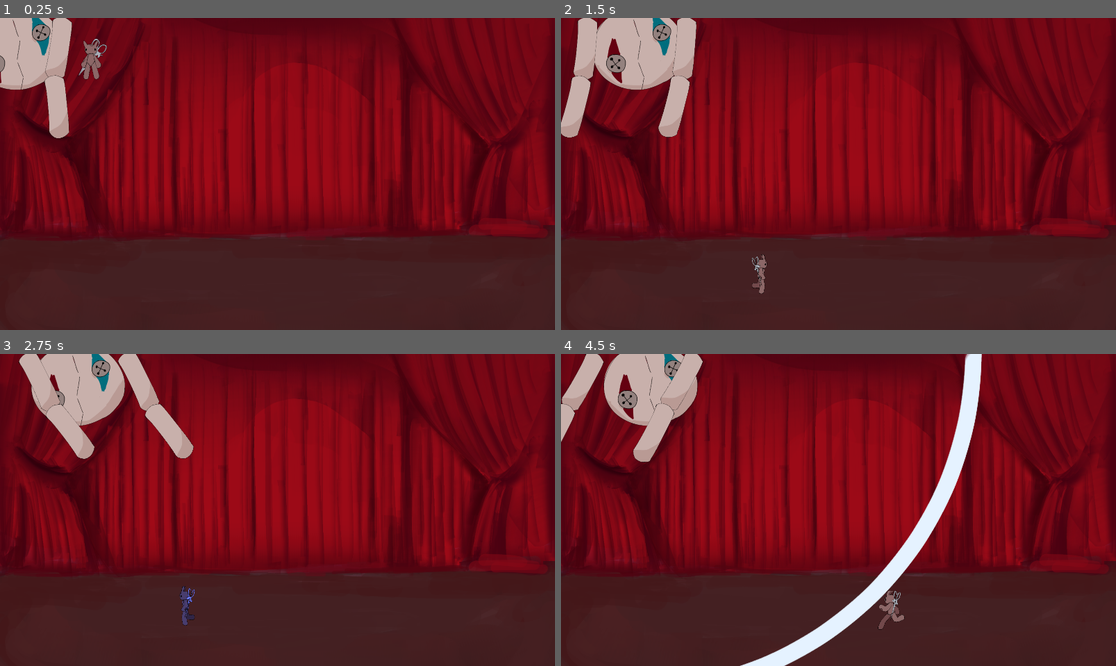
Above: before the commit, frames 1-4 (two rows, left to right).
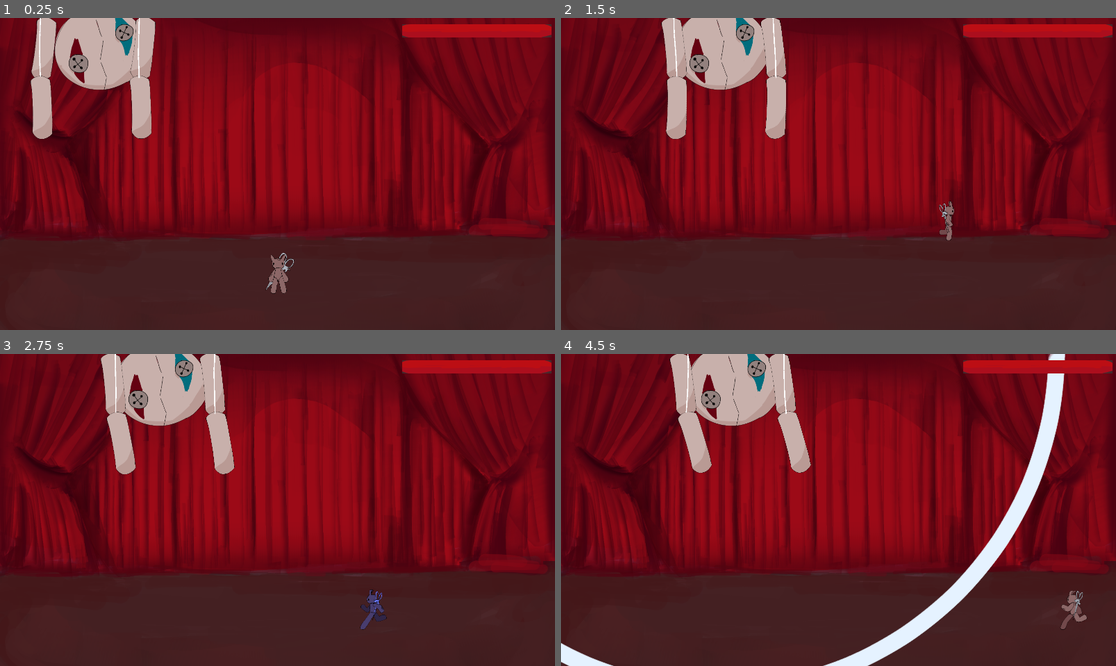
Above: after the commit, the same moments.

Repository: kokiheey/game-jam-repo
Game: Godot game, scene res://Main.tscn
Same seed, same stepped clock (60 frames per second), same inputs: the game is played once before the commit and once after it.
Inputs:
- Up to frame 1 (0.25 s): no input
- Up to frame 2 (1.5 s): tap Enter at 0.5 s; hold D from 0.53 s (still down); tap J at 0.6, 1.35 s; tap Space at 0.77 s
- Up to frame 3 (2.75 s): tap Space at 1.52 s; release D at 2.03 s; hold A from 2.03 s (still down); tap J at 2.1 s
- Up to frame 4 (4.5 s): release A at 2.78 s; hold D 2.78-4.28 s; tap J at 2.85, 3.6, 4.35 s; tap Space at 3.02, 3.77 s; hold A from 4.28 s (still down)

The runs differ from the first frame. In frame 1, 8.2% of the frame differs, in the area x 0-100%, y 0-89%; in frame 2, 9.9%; in frame 3, 9.9%; in frame 4, 19%, in the area x 0-100%, y 0-100%.

Commit message:
Implement health ui, boss strings

Diff:
--- a/bossfightjam2025/Main.tscn
+++ b/bossfightjam2025/Main.tscn
@@ -6,9 +6,15 @@
 [ext_resource type="PackedScene" uid="uid://prixi2sgl0jr" path="res://scenes/boss/boss.tscn" id="4_cm0pq"]
 [ext_resource type="Script" uid="uid://dwutiqqf8pv82" path="res://scripts/main_cam.gd" id="6_3dxm6"]
 [ext_resource type="AudioStream" uid="uid://caqklka0lfv42" path="res://Bossfight.ogg" id="6_lgr22"]
+[ext_resource type="Texture2D" uid="uid://b1lr0omr8fmmj" path="res://assets/sprites/ui/health_under.png" id="7_03owx"]
+[ext_resource type="Script" uid="uid://qhif4adbfuhl" path="res://scripts/health_bar.gd" id="7_lgr22"]
+[ext_resource type="Texture2D" uid="uid://bx7ask7vttjf8" path="res://assets/sprites/ui/health_progress.png" id="8_wkp8b"]
 
 [sub_resource type="RectangleShape2D" id="RectangleShape2D_glv2v"]
 size = Vector2(1920, 152)
+
+[sub_resource type="RectangleShape2D" id="RectangleShape2D_03owx"]
+size = Vector2(46, 1113)
 
 [node name="Main" type="Node2D"]
 
@@ -17,7 +23,7 @@
 centered = false
 
 [node name="player" parent="." instance=ExtResource("1_glv2v")]
-position = Vector2(315, 110)
+position = Vector2(963, 918)
 
 [node name="Ground" type="StaticBody2D" parent="."]
 position = Vector2(1016, 1080)
@@ -29,6 +35,7 @@
 [node name="InputController" parent="." instance=ExtResource("3_r0du0")]
 
 [node name="Boss" parent="." node_paths=PackedStringArray("player") instance=ExtResource("4_cm0pq")]
+position = Vector2(288, 0)
 player = NodePath("../player")
 
 [node name="Camera2D" type="Camera2D" parent="."]
@@ -40,3 +47,29 @@
 volume_db = -5.0
 autoplay = true
 parameters/looping = true
+
+[node name="CanvasLayer" type="CanvasLayer" parent="."]
+
+[node name="TextureProgressBar" type="TextureProgressBar" parent="CanvasLayer" node_paths=PackedStringArray("player")]
+offset_left = 1392.0
+offset_top = 22.0
+offset_right = 1908.0
+offset_bottom = 67.0
+nine_patch_stretch = true
+texture_under = ExtResource("7_03owx")
+texture_progress = ExtResource("8_wkp8b")
+script = ExtResource("7_lgr22")
+player = NodePath("../../player")
+
+[node name="Wall_Left" type="StaticBody2D" parent="."]
+
+[node name="CollisionShape2D" type="CollisionShape2D" parent="Wall_Left"]
+position = Vector2(13, 546.5)
+shape = SubResource("RectangleShape2D_03owx")
+
+[node name="Wall_Left2" type="StaticBody2D" parent="."]
+position = Vector2(67, 0)
+
+[node name="CollisionShape2D" type="CollisionShape2D" parent="Wall_Left2"]
+position = Vector2(1834, 547)
+shape = SubResource("RectangleShape2D_03owx")
--- a/bossfightjam2025/scenes/boss/boss.tscn
+++ b/bossfightjam2025/scenes/boss/boss.tscn
@@ -1,5 +1,4 @@
-[gd_scene load_steps=9 format=3 uid="uid://prixi2sgl0jr"]
-
+[gd_scene load_steps=15 format=3 uid="uid://prixi2sgl0jr"]
 
 [ext_resource type="Script" uid="uid://dmked8swuhj33" path="res://scripts/boss.gd" id="1_dlmty"]
 [ext_resource type="PackedScene" uid="uid://dbd6g52vr8s2c" path="res://scenes/state_machine.tscn" id="2_neq0i"]
@@ -8,6 +7,7 @@
 [ext_resource type="Texture2D" uid="uid://crjxirwno8p73" path="res://assets/sprites/sprite_sheets/boss_head.png" id="5_i4fbv"]
 [ext_resource type="Script" uid="uid://bkeo8uik43hbm" path="res://scripts/boss_states/flood_attack.gd" id="5_wf233"]
 [ext_resource type="PackedScene" uid="uid://84ltevligxy3" path="res://scenes/boss/hand.tscn" id="6_i4fbv"]
+[ext_resource type="PackedScene" uid="uid://bhim4jtfvoojs" path="res://scenes/string.tscn" id="8_dlpkd"]
 
 [sub_resource type="RectangleShape2D" id="RectangleShape2D_i4fbv"]
 size = Vector2(103, 138)
@@ -40,6 +40,9 @@
 "name": &"idle",
 "speed": 5.0
 }]
+
+[sub_resource type="RectangleShape2D" id="RectangleShape2D_wf233"]
+size = Vector2(622, 49)
 
 [node name="Boss" type="CharacterBody2D"]
 collision_layer = 0
@@ -74,8 +77,28 @@
 sprite_frames = SubResource("SpriteFrames_r3bxh")
 animation = &"idle"
 
-[node name="Hand" parent="." instance=ExtResource("6_i4fbv")]
+[node name="HandR" parent="." instance=ExtResource("6_i4fbv")]
 position = Vector2(179, 7)
 
-[node name="Hand2" parent="." instance=ExtResource("6_i4fbv")]
+[node name="HandL" parent="." instance=ExtResource("6_i4fbv")]
 position = Vector2(-164, 8)
+
+[node name="string_holder" type="StaticBody2D" parent="."]
+position = Vector2(-14, -402)
+
+[node name="CollisionShape2D" type="CollisionShape2D" parent="string_holder"]
+position = Vector2(0, 1)
+shape = SubResource("RectangleShape2D_wf233")
+
+[node name="String" parent="string_holder" node_paths=PackedStringArray("body_up", "body_down") instance=ExtResource("8_dlpkd")]
+position = Vector2(-141, 9)
+body_up = NodePath("..")
+body_down = NodePath("../../HandL/hand part2")
+
+[node name="String2" parent="string_holder" node_paths=PackedStringArray("body_up", "body_down") instance=ExtResource("8_dlpkd")]
+position = Vector2(201, 14)
+body_up = NodePath("..")
+body_down = NodePath("../../HandR/hand part2")
+
+[editable path="HandR"]
+[editable path="HandL"]
--- a/bossfightjam2025/scenes/boss/hand.tscn
+++ b/bossfightjam2025/scenes/boss/hand.tscn
@@ -7,7 +7,12 @@
 [sub_resource type="RectangleShape2D" id="RectangleShape2D_r3bxh"]
 size = Vector2(61, 190)
 
-[node name="Hand" type="Node2D"]
+[sub_resource type="RectangleShape2D" id="RectangleShape2D_gcip5"]
+size = Vector2(25, 37)
+
+[node name="Hand" type="StaticBody2D"]
+collision_layer = 0
+collision_mask = 0
 
 [node name="holder" type="StaticBody2D" parent="."]
 
@@ -19,6 +24,7 @@
 node_b = NodePath("../hand part")
 
 [node name="hand part" type="RigidBody2D" parent="."]
+mass = 5.043
 
 [node name="Sprite2D" type="Sprite2D" parent="hand part"]
 position = Vector2(8, 96)
@@ -36,6 +42,8 @@
 
 [node name="hand part2" type="RigidBody2D" parent="."]
 position = Vector2(8, 204)
+mass = 48.228
+gravity_scale = 1.721
 
 [node name="Sprite2D" type="Sprite2D" parent="hand part2"]
 position = Vector2(8, 96)
@@ -45,3 +53,7 @@
 [node name="CollisionShape2D" type="CollisionShape2D" parent="hand part2"]
 position = Vector2(2, 99)
 shape = SubResource("RectangleShape2D_r3bxh")
+
+[node name="CollisionShape2D" type="CollisionShape2D" parent="."]
+position = Vector2(4, 198)
+shape = SubResource("RectangleShape2D_gcip5")
--- a/bossfightjam2025/scenes/player.tscn
+++ b/bossfightjam2025/scenes/player.tscn
@@ -98,7 +98,6 @@
 [node name="player" type="CharacterBody2D" node_paths=PackedStringArray("_sprite2D")]
 scale = Vector2(1.57499, 1.57499)
 script = ExtResource("1_g2els")
-
 _sprite2D = NodePath("AnimatedSprite2D")
 
 [node name="CollisionShape2D" type="CollisionShape2D" parent="."]
--- /dev/null
+++ b/bossfightjam2025/scenes/string.tscn
@@ -0,0 +1,163 @@
+[gd_scene load_steps=4 format=3 uid="uid://bhim4jtfvoojs"]
+
+[ext_resource type="Script" uid="uid://bmlsyjmr8a2j0" path="res://scripts/string.gd" id="1_o0nmj"]
+[ext_resource type="Texture2D" uid="uid://2f6if64q0ap7" path="res://assets/sprites/string_piece.png" id="2_e67vu"]
+
+[sub_resource type="RectangleShape2D" id="RectangleShape2D_7bu4i"]
+size = Vector2(4, 75)
+
+[node name="String" type="Node2D"]
+script = ExtResource("1_o0nmj")
+
+[node name="S" type="PinJoint2D" parent="."]
+node_b = NodePath("../string_piece_S")
+
+[node name="string_piece_S" type="RigidBody2D" parent="."]
+collision_layer = 2
+collision_mask = 0
+
+[node name="CollisionShape2D" type="CollisionShape2D" parent="string_piece_S"]
+position = Vector2(0, 37.5)
+shape = SubResource("RectangleShape2D_7bu4i")
+
+[node name="Sprite2D" type="Sprite2D" parent="string_piece_S"]
+position = Vector2(1.19209e-07, 37.5)
+scale = Vector2(0.2, 0.375)
+texture = ExtResource("2_e67vu")
+
+[node name="12" type="PinJoint2D" parent="."]
+position = Vector2(0, 75)
+node_a = NodePath("../string_piece_S")
+node_b = NodePath("../string_piece2")
+
+[node name="string_piece2" type="RigidBody2D" parent="."]
+position = Vector2(0, 75)
+collision_layer = 2
+collision_mask = 0
+
+[node name="CollisionShape2D" type="CollisionShape2D" parent="string_piece2"]
+position = Vector2(0, 37.5)
+shape = SubResource("RectangleShape2D_7bu4i")
+
+[node name="Sprite2D" type="Sprite2D" parent="string_piece2"]
+position = Vector2(1.19209e-07, 37.5)
+scale = Vector2(0.2, 0.375)
+texture = ExtResource("2_e67vu")
+
+[node name="13" type="PinJoint2D" parent="."]
+position = Vector2(0, 149)
+node_a = NodePath("../string_piece2")
+node_b = NodePath("../string_piece3")
+
+[node name="string_piece3" type="RigidBody2D" parent="."]
+position = Vector2(0, 149)
+collision_layer = 2
+collision_mask = 0
+
+[node name="CollisionShape2D" type="CollisionShape2D" parent="string_piece3"]
+position = Vector2(0, 37.5)
+shape = SubResource("RectangleShape2D_7bu4i")
+
+[node name="Sprite2D" type="Sprite2D" parent="string_piece3"]
+position = Vector2(1.19209e-07, 37.5)
+scale = Vector2(0.2, 0.375)
+texture = ExtResource("2_e67vu")
+
+[node name="14" type="PinJoint2D" parent="."]
+position = Vector2(0, 223)
+node_a = NodePath("../string_piece3")
+node_b = NodePath("../string_piece4")
+
+[node name="string_piece4" type="RigidBody2D" parent="."]
+position = Vector2(0, 223)
+collision_layer = 2
+collision_mask = 0
+
+[node name="CollisionShape2D" type="CollisionShape2D" parent="string_piece4"]
+position = Vector2(0, 37.5)
+shape = SubResource("RectangleShape2D_7bu4i")
+
+[node name="Sprite2D" type="Sprite2D" parent="string_piece4"]
+position = Vector2(1.19209e-07, 37.5)
+scale = Vector2(0.2, 0.375)
+texture = ExtResource("2_e67vu")
+
+[node name="15" type="PinJoint2D" parent="."]
+position = Vector2(0, 297)
+node_a = NodePath("../string_piece4")
+node_b = NodePath("../string_piece5")
+
+[node name="string_piece5" type="RigidBody2D" parent="."]
+position = Vector2(0, 297)
+collision_layer = 2
+collision_mask = 0
+
+[node name="CollisionShape2D" type="CollisionShape2D" parent="string_piece5"]
+position = Vector2(0, 37.5)
+shape = SubResource("RectangleShape2D_7bu4i")
+
+[node name="Sprite2D" type="Sprite2D" parent="string_piece5"]
+position = Vector2(1.19209e-07, 37.5)
+scale = Vector2(0.2, 0.375)
+texture = ExtResource("2_e67vu")
+
+[node name="PinJoint2D" type="PinJoint2D" parent="string_piece5"]
+position = Vector2(0, 75)
+node_a = NodePath("..")
+node_b = NodePath("../../string_piece6")
+
+[node name="string_piece6" type="RigidBody2D" parent="."]
+position = Vector2(0, 371)
+collision_layer = 2
+collision_mask = 0
+
+[node name="CollisionShape2D" type="CollisionShape2D" parent="string_piece6"]
+position = Vector2(0, 37.5)
+shape = SubResource("RectangleShape2D_7bu4i")
+
+[node name="Sprite2D" type="Sprite2D" parent="string_piece6"]
+position = Vector2(1.19209e-07, 37.5)
+scale = Vector2(0.2, 0.375)
+texture = ExtResource("2_e67vu")
+
+[node name="PinJoint2D" type="PinJoint2D" parent="string_piece6"]
+position = Vector2(1, 75)
+node_a = NodePath("..")
+node_b = NodePath("../../string_piece7")
+
+[node name="string_piece7" type="RigidBody2D" parent="."]
+position = Vector2(0, 447)
+collision_layer = 2
+collision_mask = 0
+
+[node name="CollisionShape2D" type="CollisionShape2D" parent="string_piece7"]
+position = Vector2(0, 37.5)
+shape = SubResource("RectangleShape2D_7bu4i")
+
+[node name="Sprite2D" type="Sprite2D" parent="string_piece7"]
+position = Vector2(1.19209e-07, 37.5)
+scale = Vector2(0.2, 0.375)
+texture = ExtResource("2_e67vu")
+
+[node name="PinJoint2D" type="PinJoint2D" parent="string_piece7"]
+position = Vector2(1, 75)
+node_a = NodePath("..")
+node_b = NodePath("../../string_piece_E")
+
+[node name="string_piece_E" type="RigidBody2D" parent="."]
+position = Vector2(0, 522)
+collision_layer = 2
+collision_mask = 0
+
+[node name="CollisionShape2D" type="CollisionShape2D" parent="string_piece_E"]
+position = Vector2(0, 37.5)
+shape = SubResource("RectangleShape2D_7bu4i")
+
+[node name="Sprite2D" type="Sprite2D" parent="string_piece_E"]
+position = Vector2(1.19209e-07, 37.5)
+scale = Vector2(0.2, 0.375)
+texture = ExtResource("2_e67vu")
+
+[node name="E" type="PinJoint2D" parent="."]
+position = Vector2(0, 597)
+node_a = NodePath("../string_piece_E")
--- /dev/null
+++ b/bossfightjam2025/scripts/health_bar.gd
@@ -0,0 +1,10 @@
+extends TextureProgressBar
+class_name HealthBar
+
+@export var player: PlayerCharacter
+
+func _ready():
+	value = player.health / player.MaxHealth * 100
+
+func _process(delta: float) -> void:
+	value = float(player.health) / player.MaxHealth * 100
--- a/bossfightjam2025/scripts/player.gd
+++ b/bossfightjam2025/scripts/player.gd
@@ -4,7 +4,8 @@
 
 @export var SPEED := 400.0
 @export var JUMP_VELOCITY := -600.0
-@export var health := 10
+@onready var health:int = MaxHealth
+@export var MaxHealth := 10
 @onready var input := get_node("/root/Main/InputController")
 var invertedMaterial := preload("res://assets/materials/player_inverted.tres")
 var inverted := false
--- a/bossfightjam2025/scripts/player_states/player_airborne.gd
+++ b/bossfightjam2025/scripts/player_states/player_airborne.gd
@@ -16,7 +16,7 @@
 func _process(delta: float):
 	if player.velocity.y > 0:
 		#anim_s.play("falling")
-		print("falling")
+		return
 	if player.is_on_floor():
 		StateTransitioned.emit(name, "player_idle")
 
--- /dev/null
+++ b/bossfightjam2025/scripts/string.gd
@@ -0,0 +1,17 @@
+extends Node
+class_name string
+
+@export var body_up: PhysicsBody2D
+@export var body_down: PhysicsBody2D
+@onready var top: RigidBody2D = $string_piece_S
+@onready var bottom: RigidBody2D = $string_piece_E
+
+@onready var top_joint: PinJoint2D = $S
+@onready var bottom_joint: PinJoint2D = $E
+
+func _ready():
+	top_joint.node_a = body_up.get_path()
+	bottom_joint.node_b = body_down.get_path()
+
+func cut():
+	top_joint.enabled = false
Not shown: 1 places in bossfightjam2025/Main.tscn that only renumber resources
Binary file added: bossfightjam2025/assets/sprites/string_piece.png
Not shown, added: bossfightjam2025/assets/sprites/string_piece.png.import
Binary file added: bossfightjam2025/assets/sprites/ui/health_progress.png
Not shown, added: bossfightjam2025/assets/sprites/ui/health_progress.png.import
Binary file added: bossfightjam2025/assets/sprites/ui/health_under.png
Not shown, added: bossfightjam2025/assets/sprites/ui/health_under.png.import
Not shown: 1 places in bossfightjam2025/scenes/boss/hand.tscn that only renumber resources
Not shown, added: bossfightjam2025/scripts/health_bar.gd.uid
Not shown, added: bossfightjam2025/scripts/string.gd.uid
